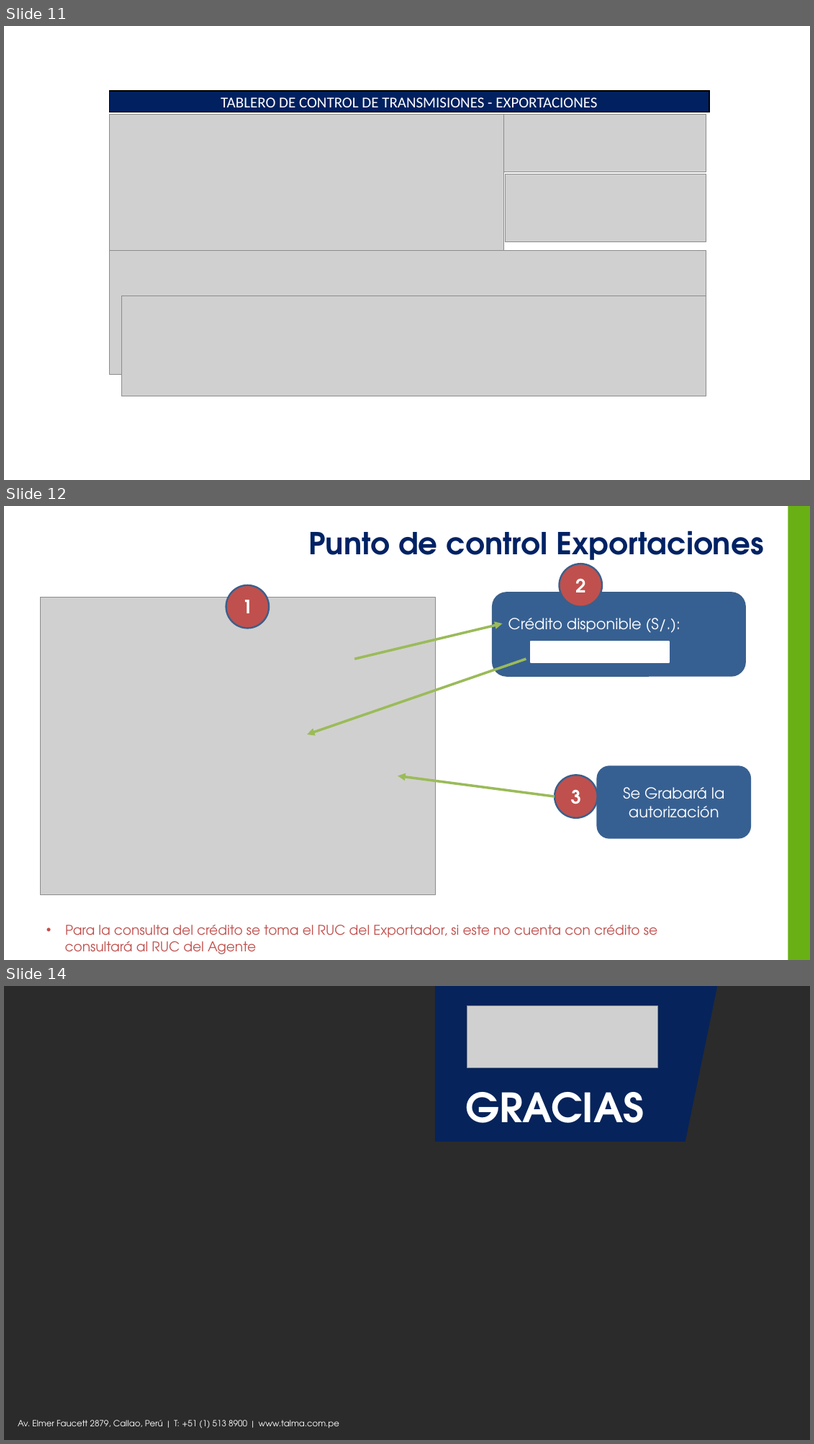
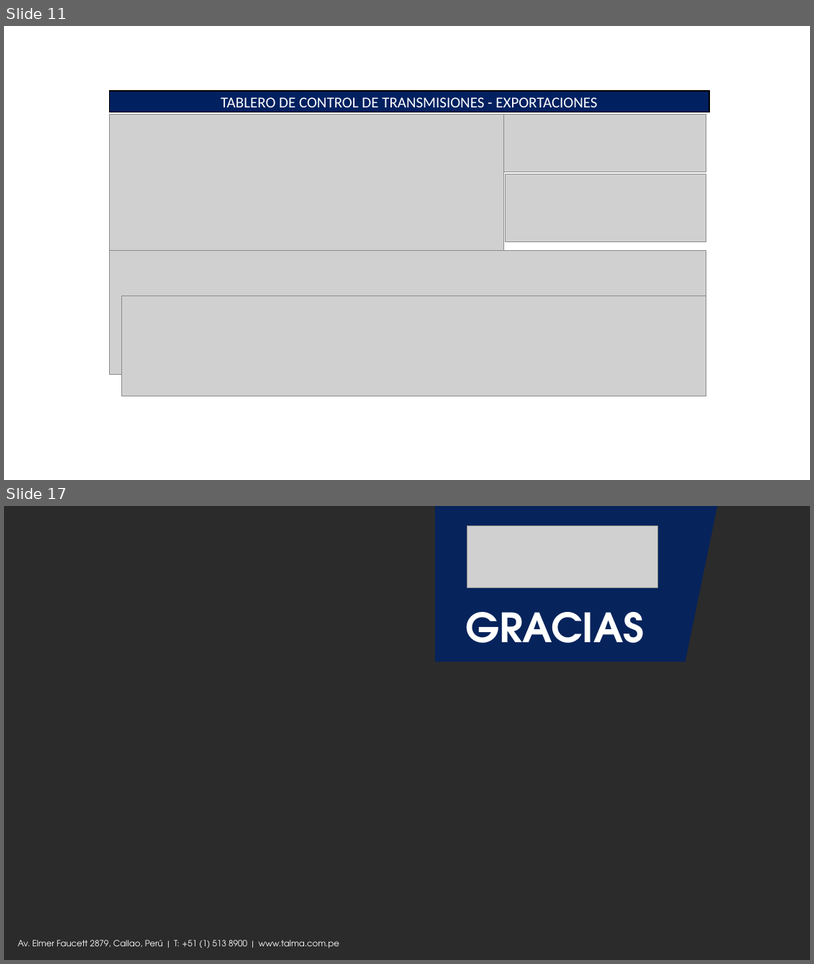
Before and after one commit to yahck/pyTransmisionesTalma, a slide deck: Documentos/ControlTransmisionesV1.0.pptx. Shown one above the other, each under a label of ours: slides 11, 12 and 14 before the commit, slides 11 and 17 after it; the slides between them are not shown. The pictures are 814x1444 and 814x964 pixels, drawn with LibreOffice and Linux fonts; fonts in the diff are those of the drawing; grey boxes stand for pictures; background and template pictures are left out; a plain dark background stands for a picture behind light text. Boxes give left, top, right and bottom in pixels: in the first picture for what was removed or moved away, otherwise in the second. Text is boxed around its words. In the diff, an @@ line names an element or a change of style, - is before the commit and + after.

```diff
--- a/Documentos/ControlTransmisionesV1.0.pptx
+++ b/Documentos/ControlTransmisionesV1.0.pptx
@@ slide 12 removed at box(4, 506, 810, 960), background #FFFFFF @@
@@ rectangle removed at box(789, 506, 810, 960) @@
@@ text removed at box(309, 530, 764, 567) @@
-Punto de control Exportaciones
@@ ellipse removed at box(559, 564, 602, 606) @@
-2
@@ ellipse removed at box(226, 585, 269, 628) @@
-1
@@ picture removed at box(40, 597, 436, 895) @@
@@ rounded rectangle removed at box(493, 592, 745, 675) @@
@@ arrow removed from (355, 659) to (502, 623) @@
@@ text removed at box(509, 618, 681, 633) @@
-Crédito disponible (S/.):
@@ rectangle removed at box(532, 641, 670, 662) @@
@@ arrow removed from (526, 659) to (307, 734) @@
@@ arrow removed from (555, 796) to (398, 776) @@
@@ ellipse removed at box(555, 775, 598, 818) @@
-3
@@ rounded rectangle removed at box(598, 766, 751, 837) @@
-Se Grabará la autorización
@@ text removed at box(65, 924, 658, 954) @@
-• Para la consulta del crédito se toma el RUC del Exportador, si este no cuenta con crédito se
-consultará al RUC del Agente
@@ what was slide 14 is now slide 17 @@
```
Also in this commit, not shown: 1 slide changed, 4 slides added, 2 other files.
